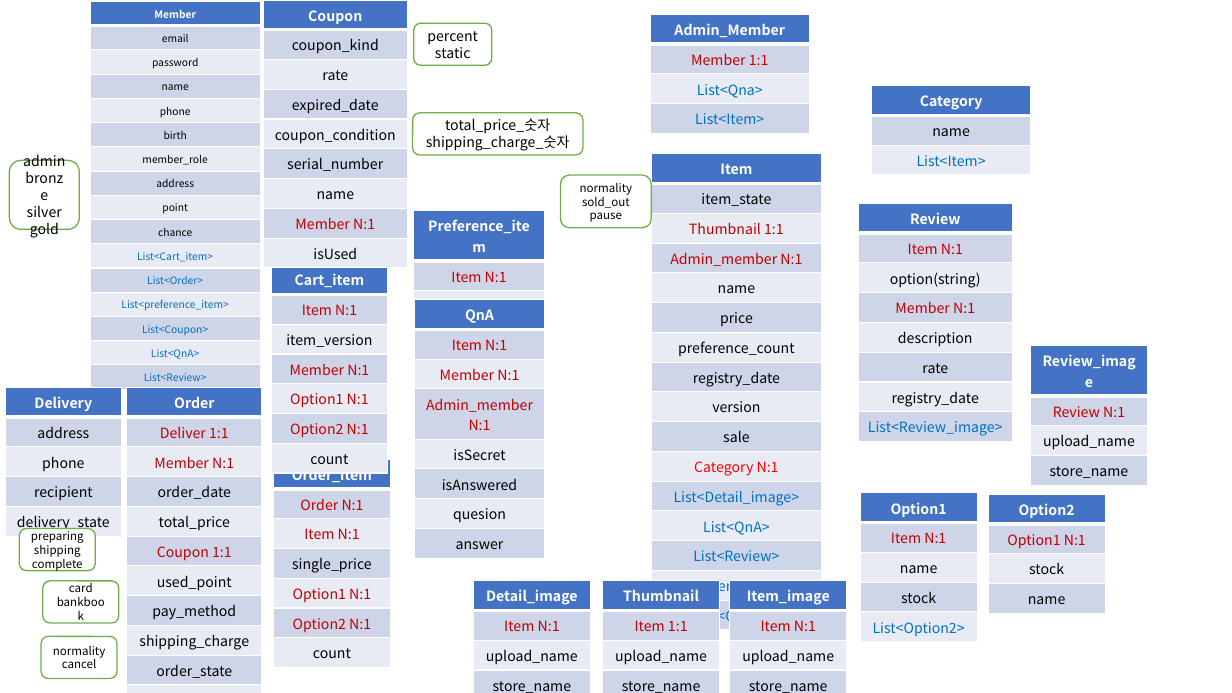
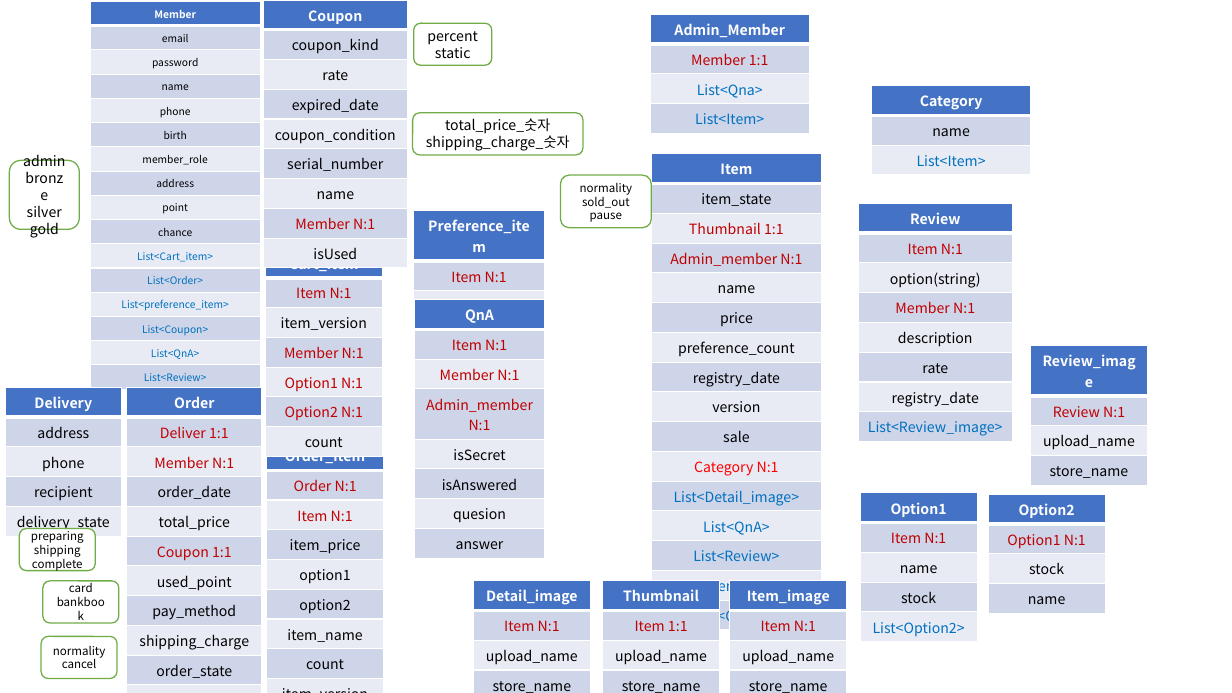
Before and after one commit to Konkuk-Toy-Project/KUNA-server, a slide deck: slide 1 of DB 설계.pptx. Drawn at 1232x693 pixels with LibreOffice and Linux fonts; fonts in the diff are those of the drawing. Boxes give left, top, right and bottom in pixels: in the first picture for what was removed or moved away, otherwise in the second. Text is boxed around its words. In the diff, an @@ line names an element or a change of style, - is before the commit and + after.

```diff
--- a/DB 설계.pptx
+++ b/DB 설계.pptx
@@ table: place and size @@
-table at box(271, 264, 387, 468)
+table at box(265, 248, 382, 673)
@@ table at box(267, 441, 384, 693) @@
-row 4: single_price
-row 5: Option1 N:1
-row 6: Option2 N:1
+row 4: item_price
+row 5: option1
+row 6: option2
+row 7: item_name
+row 9: item_version
+row 10: thumbnailUrl
+row 11: isReviewed
@@ table: place and size @@
-table at box(274, 459, 390, 662)
+table at box(267, 441, 384, 693)
```
Also in this commit, not shown: 18 other files.
